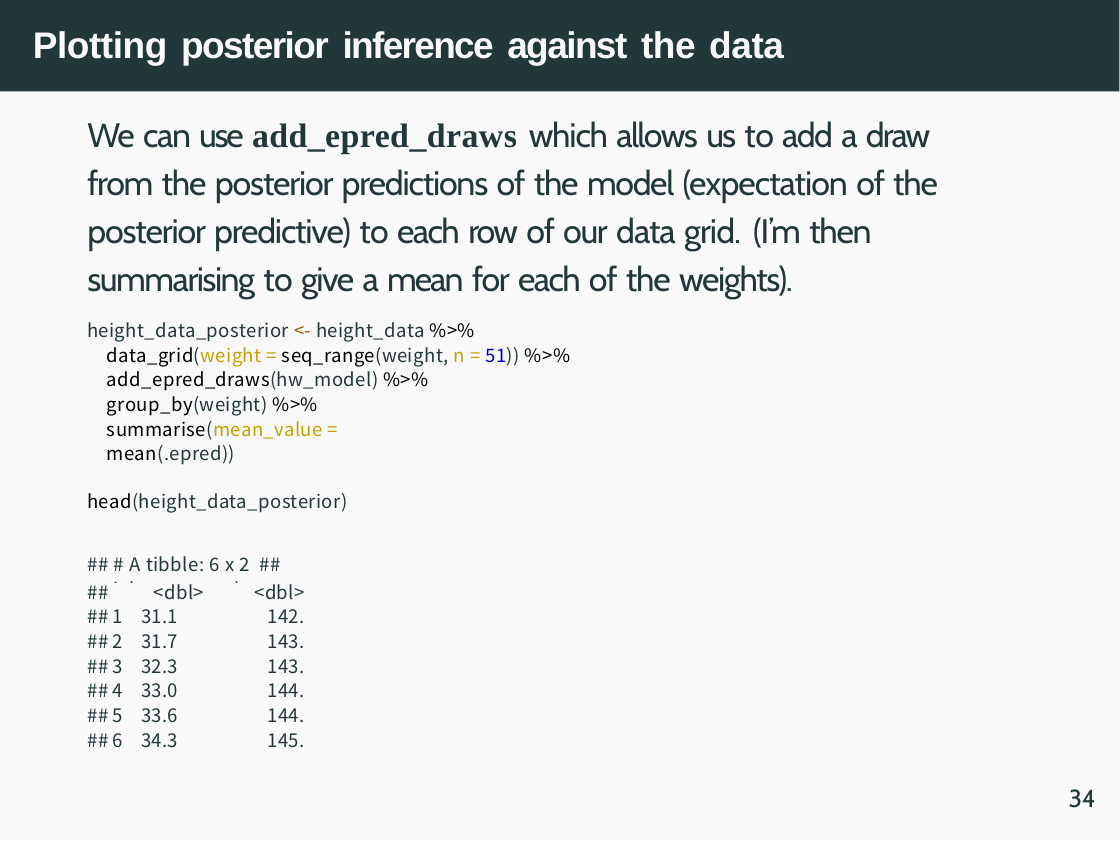
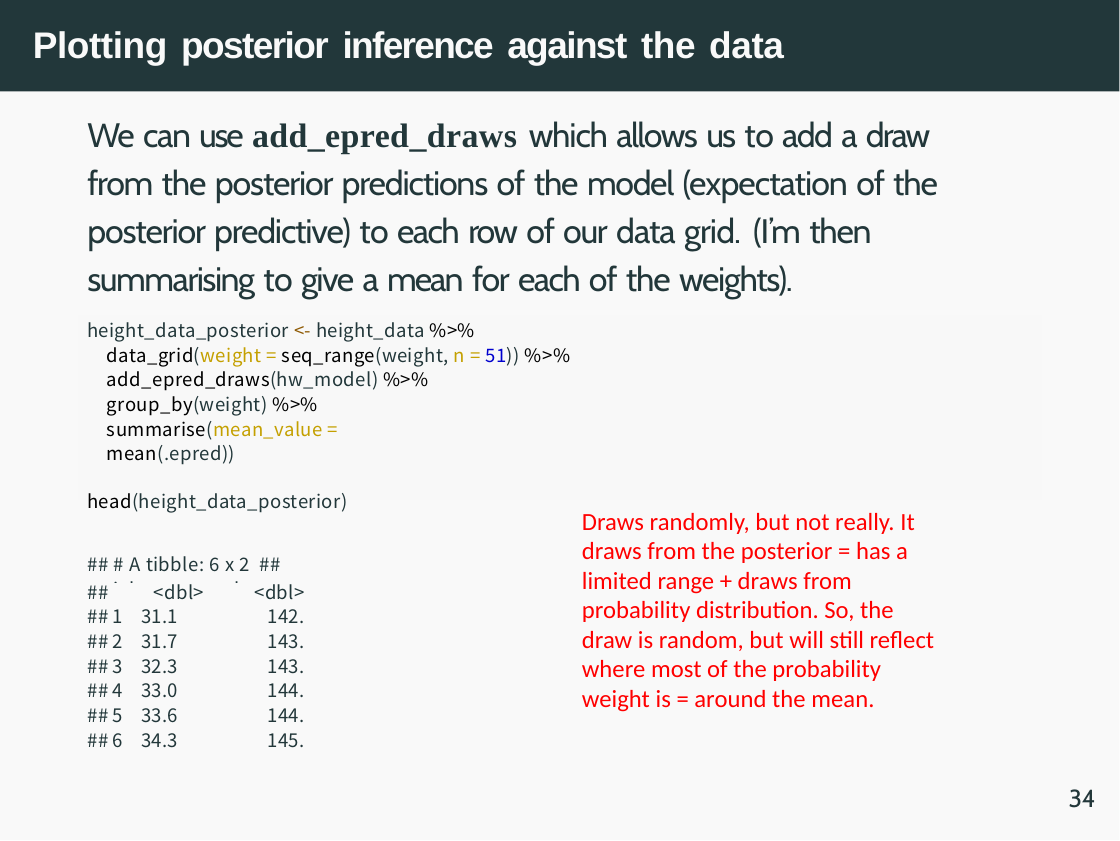
Before and after one commit to Lena-Marreel/IADS_SC_Day9_BayesianIntro2, a slide deck: slide 36 of day 2 slides.pptx. Drawn at 1120x841 pixels with LibreOffice and Linux fonts; fonts in the diff are those of the drawing. Boxes give left, top, right and bottom in pixels: in the first picture for what was removed or moved away, otherwise in the second. Text is boxed around its words. In the diff, an @@ line names an element or a change of style, - is before the commit and + after.

```diff
--- a/day 2 slides.pptx
+++ b/day 2 slides.pptx
@@ text added at [582,513,935,712], 8 pt, text #FF0000 @@
+Draws randomly, but not really. It draws from the posterior = has a limited range + draws from probability distribution. So, the draw is random, but will still reflect where most of the probability weight is = around the mean.
```
Also in this commit, not shown: 8 other slides changed.
